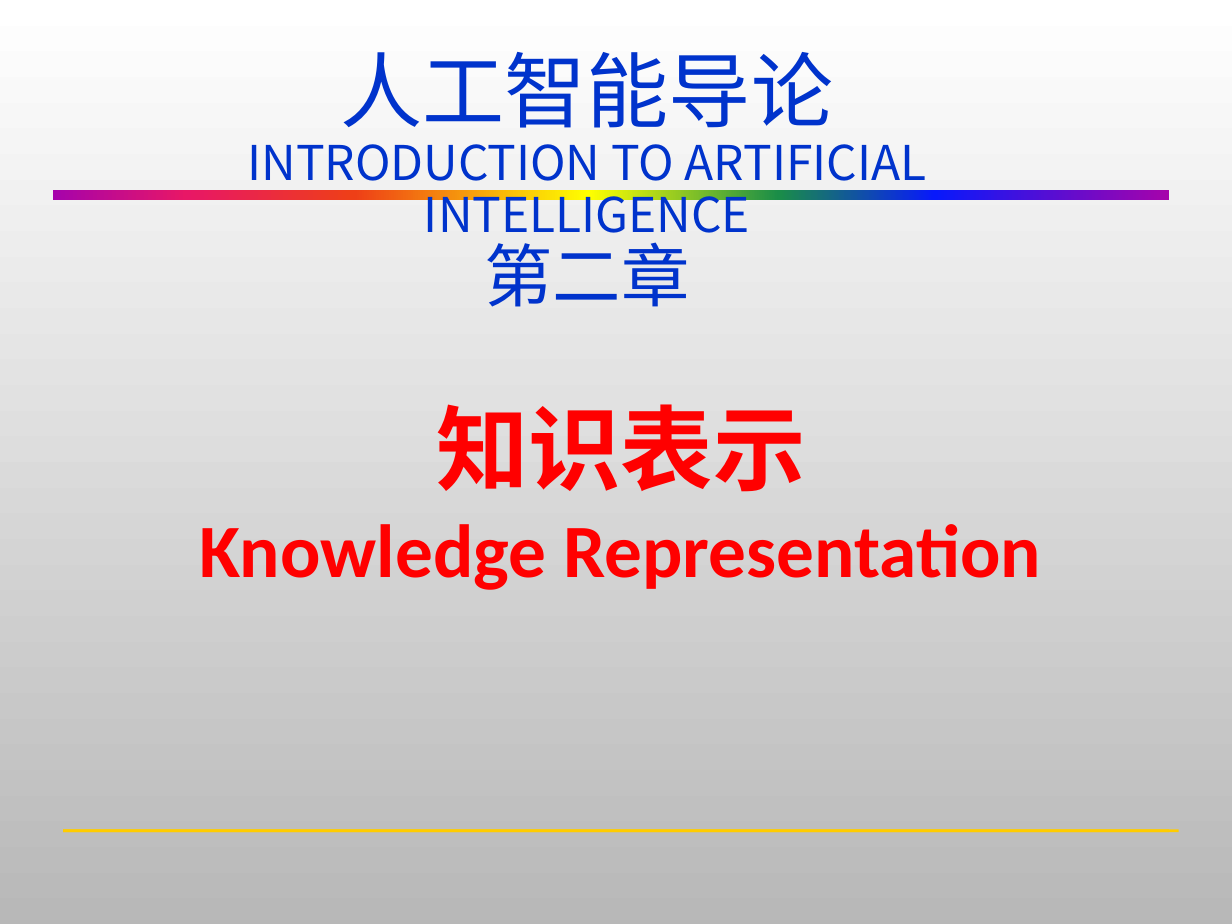
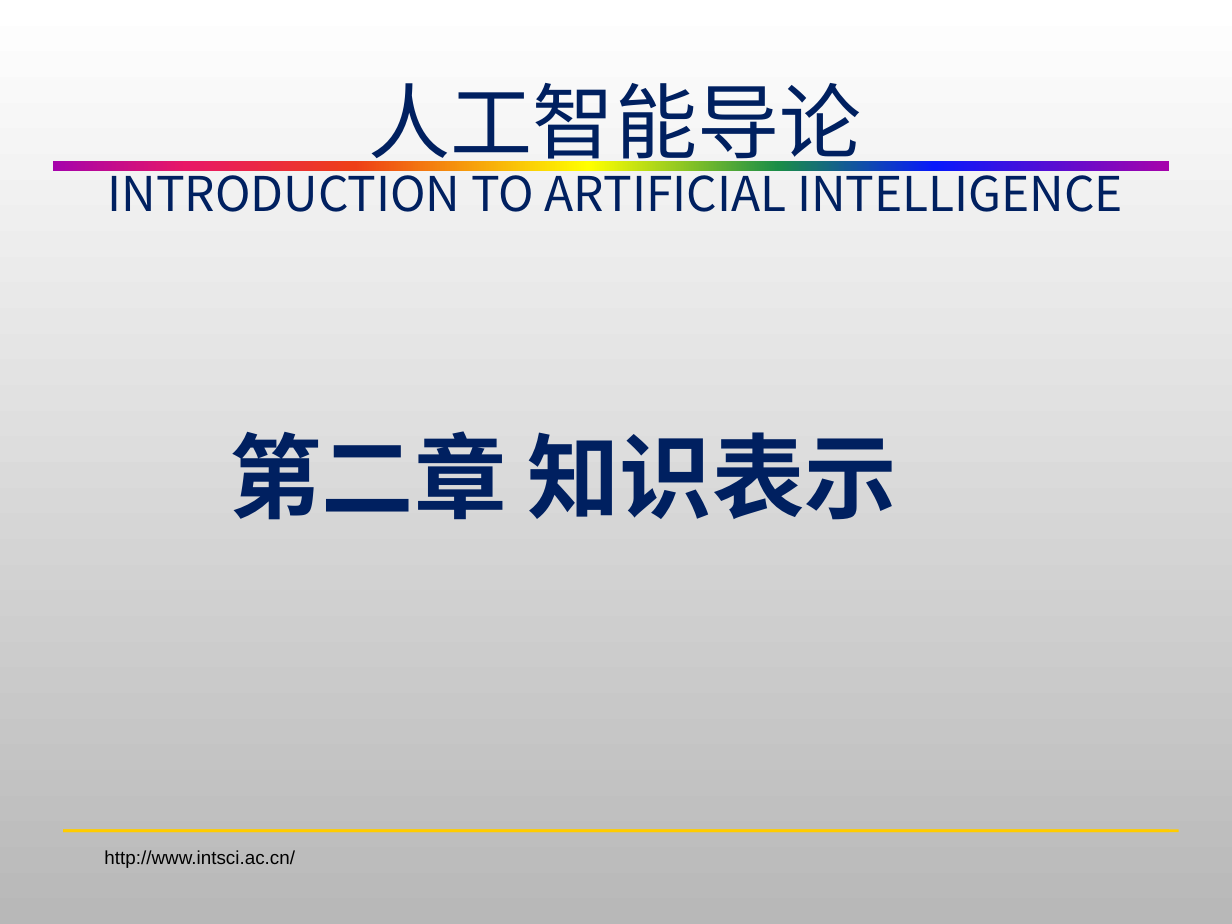
Before and after one commit to HBU/Artificial_Intelligence, a slide deck: slide 1 of AI-PPT-史忠植/AI02知识表示.pptx. Drawn at 1232x924 pixels with LibreOffice and Linux fonts; fonts in the diff are those of the drawing; background and template pictures are left out. Boxes give left, top, right and bottom in pixels: in the first picture for what was removed or moved away, otherwise in the second. Text is boxed around its words. In the diff, an @@ line names an element or a change of style, - is before the commit and + after.

```diff
--- a/AI-PPT-史忠植/AI02知识表示.pptx
+++ b/AI-PPT-史忠植/AI02知识表示.pptx
@@ title at (108,83,1123,212): text changed; text colour #0033CC to #002060 @@
-人工智能导论
-INTRODUCTION TO ARTIFICIAL INTELLIGENCE
-第二章
+人工智能导论
+INTRODUCTION TO ARTIFICIAL INTELLIGENCE
@@ rectangle: place and size @@
-rectangle at (53,191,1169,201)
+rectangle at (53,161,1169,171)
@@ text at (229,431,897,520): text changed; size 44 to 54 pt; font Calibri to Noto Sans CJK SC; text colour #FF0000 to #002060 @@
-知识表示
-Knowledge Representation
+第二章 知识表示
@@ text added at (104,850,295,868), 11 pt, text #000000 @@
+http://www.intsci.ac.cn/
```
Also in this commit, not shown: 73 other slides changed, 1 slide added.
